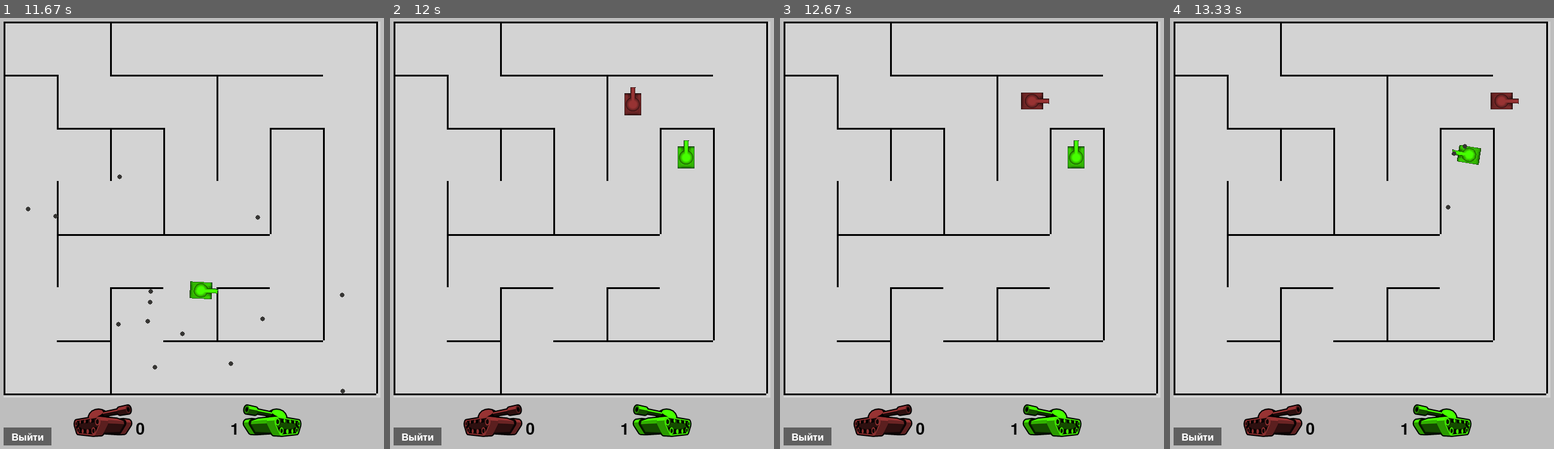
Above: before the commit, frames 1-4 (left to right).
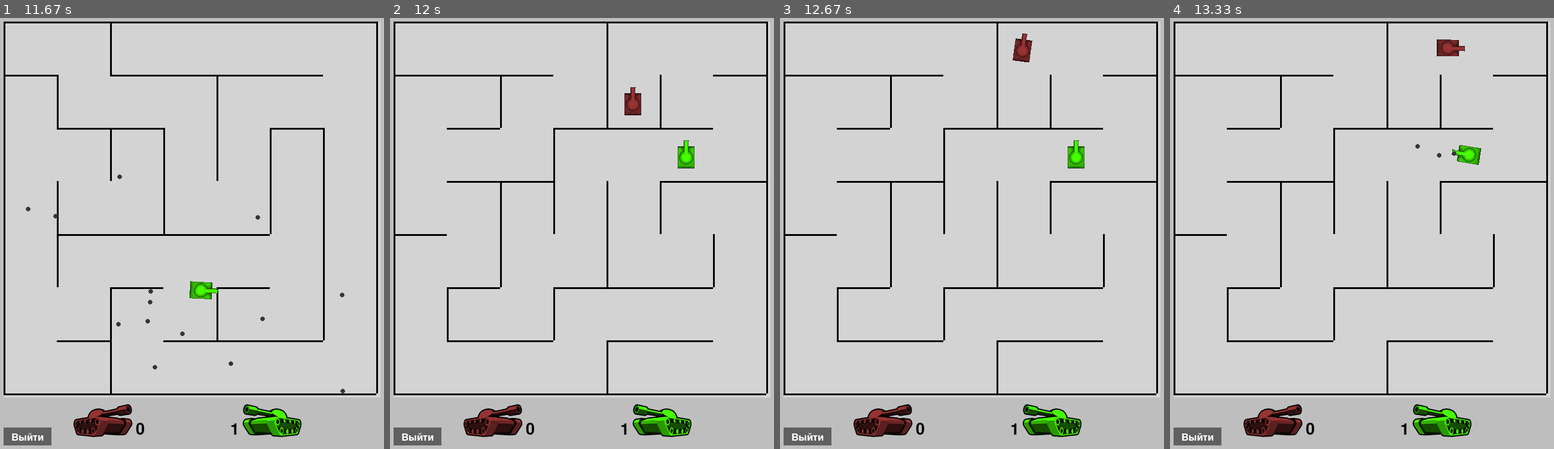
Above: after the commit, the same moments.

Repository: kapysha/TanksPyGame
Game: pygame game, started from main.py
Same seed, same stepped clock (60 frames per second), same inputs: the game is played once before the commit and once after it.
Inputs:
- Up to frame 1 (11.67 s): tap Space at 0.33, 0.73, 1.03, 1.3, 1.63, 1.93, 2.07, 2.47, 2.77, 3.13, 3.53, 3.83, 4.03, 4.33, 4.53, 4.87, 5.17, 5.37, 5.67, 5.93, 6.27, 6.57, 6.7 s; hold Left 0.67-1.2 s; hold Down 1.23-1.53 s; hold Left 1.57-1.97 s; hold Up 2-2.37 s; hold Right 2.4-3.03 s; hold Down 3.07-3.43 s; hold Left 3.47-3.93 s; hold Right 3.97-4.43 s; hold Up 4.47-4.77 s; hold Right 4.8-5.27 s; hold Left 5.3-5.83 s; hold Down 5.87-6.17 s; hold Left 6.2-6.6 s; hold Up 6.63-7 s
- Up to frame 2 (12 s): no input
- Up to frame 3 (12.67 s): no input
- Up to frame 4 (13.33 s): hold Left 12.73-13.2 s; tap Space at 12.8, 13.1, 13.3 s; hold Right from 13.23 s (still down)

Frame 1 is identical in both runs. In frame 2, 2.6% of the frame differs, in the area x 1-98%, y 1-88%; in frame 3, 3.1%; in frame 4, 3.1%.

Commit message:
Сделал, чтобы каждый раз, при окончании раунда, генерировался новый лабиринт.

Diff:
--- a/generate_maze.py
+++ b/generate_maze.py
@@ -87,6 +87,11 @@
 
 def generate_maze():
     global current_cell
+
+    for cell in grid_cells:
+        cell.visited = False
+        cell.walls = {'top': True, 'right': True, 'bottom': True, 'left': True}
+
     current_cell.visited = True
     next_cell = current_cell.check_neighbors()
     while True:
@@ -101,3 +106,6 @@
             next_cell = current_cell.check_neighbors()
         else:
             break
+
+    for cell in grid_cells:
+        cell.draw()
--- a/main.py
+++ b/main.py
@@ -1,6 +1,6 @@
 import time
 import pygame
-from generate_maze import grid_cells
+from generate_maze import grid_cells, Wall
 from ai_tank import build_graph, AITank
 from tank import Tank
 from generate_maze import generate_maze
@@ -37,16 +37,24 @@
     button_font = pygame.font.Font(None, 25)
 
     def reset_battle():
-        nonlocal tank, ai_tank
+        nonlocal tank, ai_tank, graph
         tank.kill()
         ai_tank.kill()
+
+        # очищаем все пульки с поля
         for bullet in bullets_group:
             bullet.kill()
+
+        # очищаем все стены
+        for sprite in all_sprites:
+            if isinstance(sprite, Wall):
+                sprite.kill()
+
+        generate_maze()
+        graph = build_graph(grid_cells, cols, rows)
+
         tank = Tank(all_sprites, players_group)
         ai_tank = AITank(graph, tank)
-
-    for cell in grid_cells:
-        cell.draw()
 
     graph = build_graph(grid_cells, cols, rows)
     tank = Tank(all_sprites, players_group)
